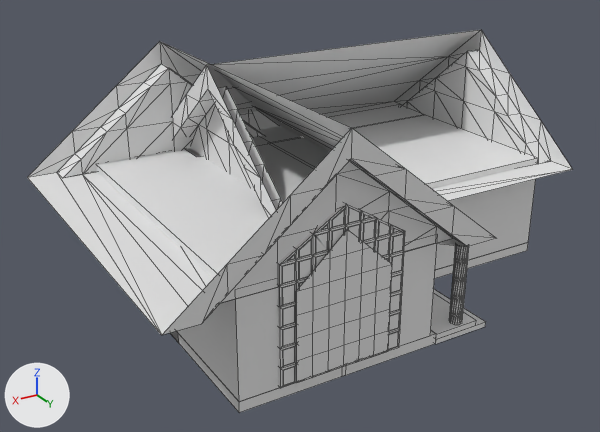
What one commit did to the FBX model Assets/Models/exterior.FBX.
The view is the same before and after, from a 50 mm camera at (1.76, 1.93, 1.86) aimed at (-0.06, -1.1, 0.35). Every picture has the same lights, and +X, +Y and +Z are marked at lower left. Mesh edges are drawn as thin lines. Where no turn or scale is listed for an object, it has been applied to the vertices.

The first picture shows 'Box001', 'Box002', 'Box003', 'Box004', 'Dining_Kitchen', 'Livingroom', 'Pillar', 'Roof', 'Roof001', 'Room_Kid', 'Veranda.001', 'Window'.
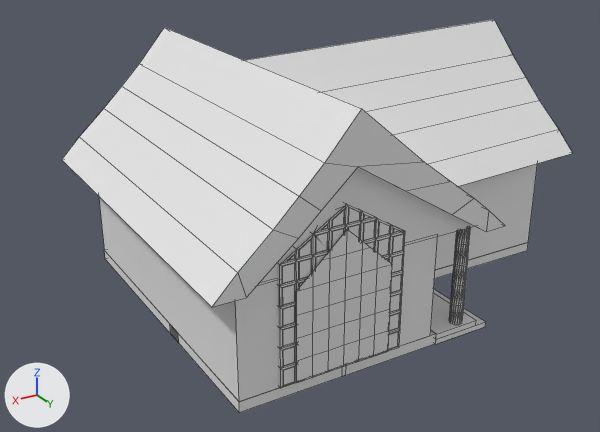
The newer file is also turned or shifted as a whole; pictures and numbers use the older file's frame.

Location of each change, (x1, y1, x2, y2) in pixels of the pictures (600 x 432 px):
```json
{"object": "Roof.001", "change": "added", "after": [62, 27, 505, 307]}
{"object": "Roof", "change": "reshaped", "before": [27, 41, 496, 335], "after": [257, 167, 475, 286]}
{"object": "Roof001", "change": "deleted", "before": [171, 30, 572, 218]}
{"object": "Roof.003", "change": "added", "after": [244, 20, 572, 186]}
{"object": "Box002", "change": "unchanged, covered by the edit", "before": [270, 114, 538, 270], "after": [435, 163, 538, 270]}
{"object": "Box003", "change": "unchanged, covered by the edit", "before": [186, 104, 426, 157]}
```

Scene script edits in JSON lines:
```json
{"block": "me_mesh_012", "where": "# used by ob_roof; location = (0.996, 0.762, -0.082)"}
{"op": "remove", "block": "me_mesh_012", "code": "me_mesh_012.from_pydata(...)  # 86 vertices, 162 faces; spans x -1.42..-0.02, y -2.62..-0.98, z 0.58..1.14"}
{"op": "add", "block": "me_mesh_012", "code": "me_mesh_012.from_pydata(...)  # 6 vertices, 5 faces; spans x -1.44..-0.32, y -2.62..-1.06, z 0.6..1.0"}
{"block": "me_mesh_012", "change": "me_mesh_012 part 1: the whole mesh is rebuilt"}
{"op": "add", "block": "me_mesh_015_1", "code": ["me_mesh_015_1 = bpy.data.meshes.new('Mesh.015')", "me_mesh_015_1.from_pydata(...)  # 36 vertices, 36 faces; spans x -1.89..-0.61, y -0.39..1.29, z 0.52..1.1"]}
{"op": "add", "block": "me_mesh_017", "code": ["me_mesh_017 = bpy.data.meshes.new('Mesh.017')", "me_mesh_017.from_pydata(...)  # 36 vertices, 36 faces; spans x -1.17..0.54, y -1.9..-0.62, z 0.48..1.09"]}
{"op": "remove", "block": "ob_roof001", "code": ["ob_roof001 = bpy.data.objects.new('Roof001', me_mesh_013)", "ob_roof001.location = (0.996, 0.762, -0.082)"]}
{"op": "add", "block": "ob_roof_001", "code": ["ob_roof_001 = bpy.data.objects.new('Roof.001', me_mesh_015_1)", "ob_roof_001.location = (1.396, -1.54, 0.0)"]}
{"op": "add", "block": "ob_roof_003", "code": ["ob_roof_003 = bpy.data.objects.new('Roof.003', me_mesh_017)", "ob_roof_003.location = (-0.191, -0.033, 0.01)"]}
```
